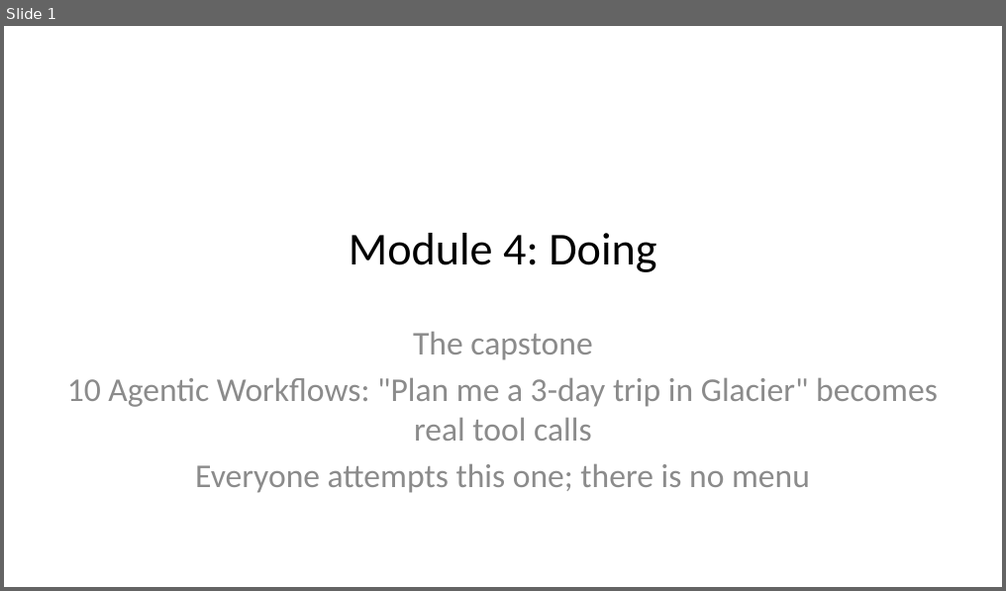
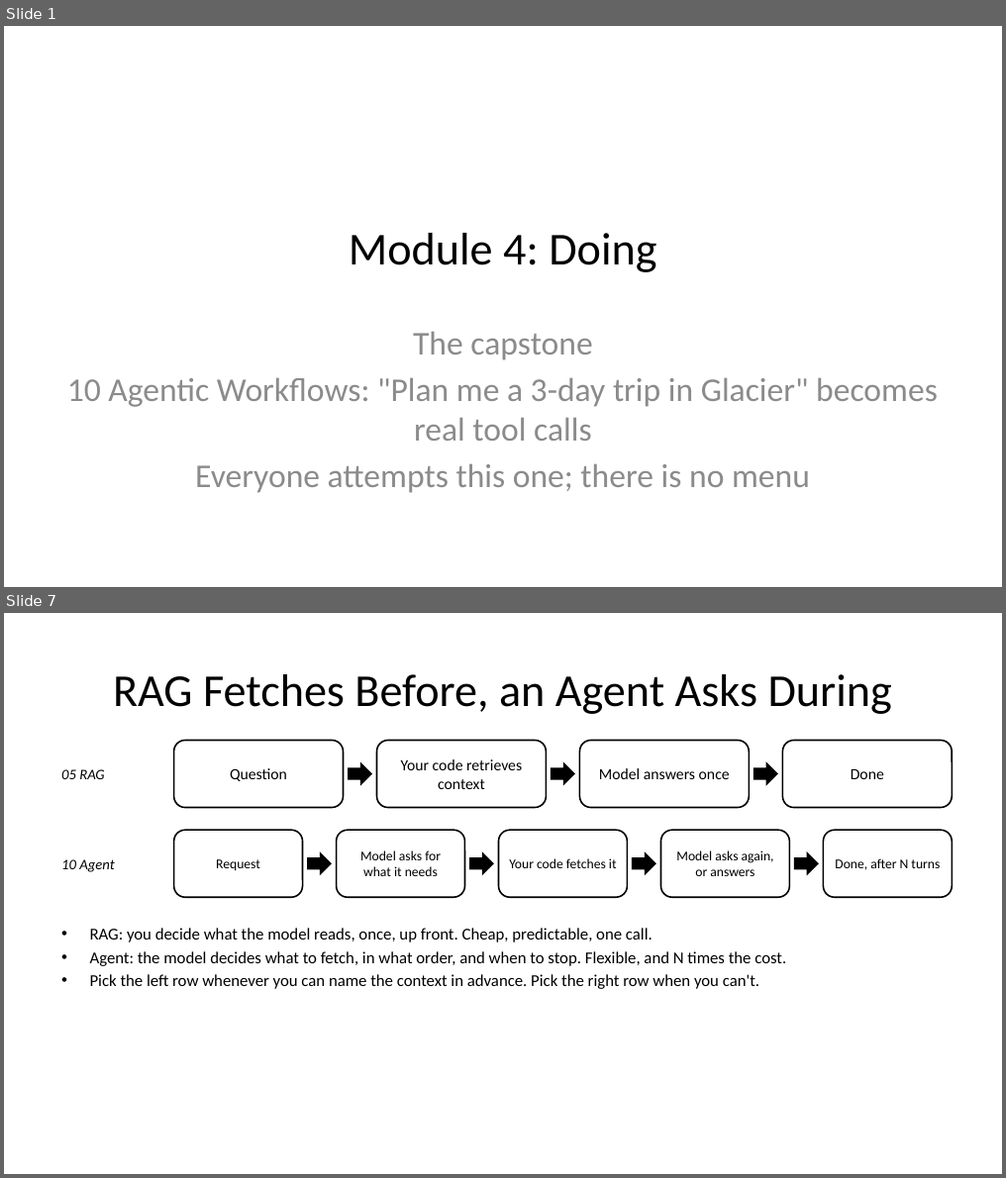
Before and after one commit to trailheadtechnology/10-ai-features-workshop, a slide deck: docs/slides/pptx/M4-doing.pptx. Shown one above the other, each under a label of ours: slide 1 before the commit, slides 1 and 7 after it; the slides between them are not shown. The pictures are 1006x591 and 1006x1178 pixels, drawn with LibreOffice and Linux fonts; fonts in the diff are those of the drawing. Boxes give left, top, right and bottom in pixels: in the first picture for what was removed or moved away, otherwise in the second. Text is boxed around its words. In the diff, an @@ line names an element or a change of style, - is before the commit and + after.

```diff
--- a/docs/slides/pptx/M4-doing.pptx
+++ b/docs/slides/pptx/M4-doing.pptx
@@ slide 7 added at (4, 613, 1002, 1174), background #FFFFFF @@
@@ title added at (113, 674, 892, 714), 44 pt, text #000000 @@
+RAG Fetches Before, an Agent Asks During
@@ rounded rectangle added at (174, 741, 344, 808), outline #000000 1.5 pt, 15 pt, text #000000 @@
+Question
@@ rounded rectangle added at (377, 741, 546, 808), outline #000000 1.5 pt, 15 pt, text #000000 @@
+Your code retrieves context
@@ rounded rectangle added at (580, 741, 748, 808), outline #000000 1.5 pt, 15 pt, text #000000 @@
+Model answers once
@@ rounded rectangle added at (782, 741, 951, 808), outline #000000 1.5 pt, 15 pt, text #000000 @@
+Done
@@ text added at (61, 769, 104, 779), 14 pt, text #000000, italic @@
+05 RAG
@@ right arrow added at (348, 761, 372, 786), fill #000000 @@
@@ right arrow added at (550, 761, 575, 786), fill #000000 @@
@@ right arrow added at (753, 761, 778, 786), fill #000000 @@
@@ rounded rectangle added at (174, 830, 303, 897), outline #000000 1.5 pt, 13 pt, text #000000 @@
+Request
@@ rounded rectangle added at (337, 830, 465, 897), outline #000000 1.5 pt, 13 pt, text #000000 @@
+Model asks for what it needs
@@ rounded rectangle added at (499, 830, 628, 897), outline #000000 1.5 pt, 13 pt, text #000000 @@
+Your code fetches it
@@ rounded rectangle added at (661, 830, 790, 897), outline #000000 1.5 pt, 13 pt, text #000000 @@
+Model asks again, or answers
@@ rounded rectangle added at (823, 830, 951, 897), outline #000000 1.5 pt, 13 pt, text #000000 @@
+Done, after N turns
@@ text added at (61, 860, 114, 872), 14 pt, text #000000, italic @@
+10 Agent
@@ right arrow added at (307, 852, 332, 875), fill #000000 @@
@@ right arrow added at (469, 852, 494, 875), fill #000000 @@
@@ right arrow added at (632, 852, 656, 875), fill #000000 @@
@@ right arrow added at (794, 852, 819, 875), fill #000000 @@
@@ text added at (90, 928, 786, 989), 16 pt, text #000000 @@
+• RAG: you decide what the model reads, once, up front. Cheap, predictable, one call.
+• Agent: the model decides what to fetch, in what order, and when to stop. Flexible, and N times the cost.
+• Pick the left row whenever you can name the context in advance. Pick the right row when you can't.
```
Also in this commit, not shown: 10 slides changed, 1 other slide added, 12 other files.
